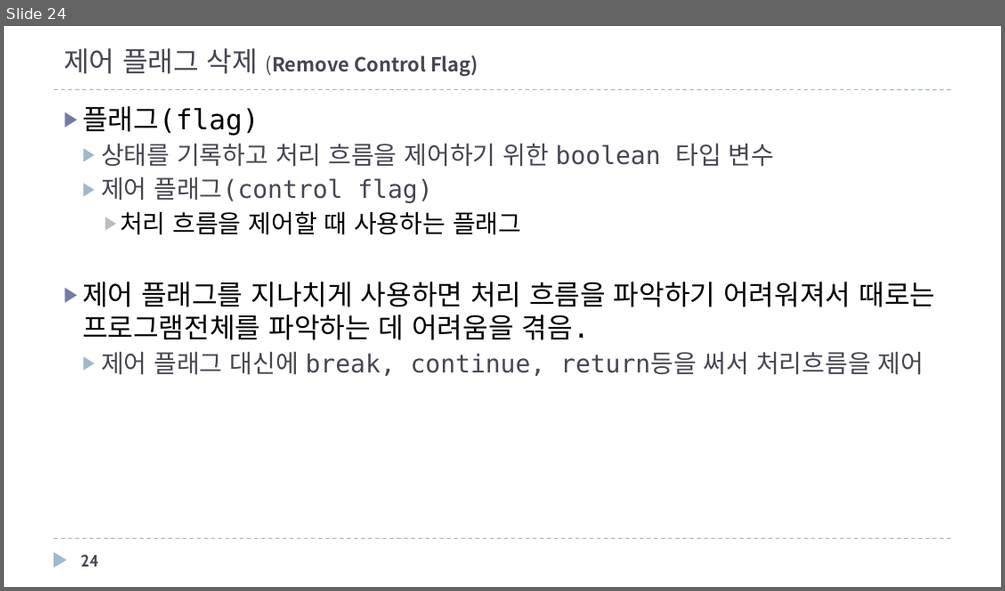
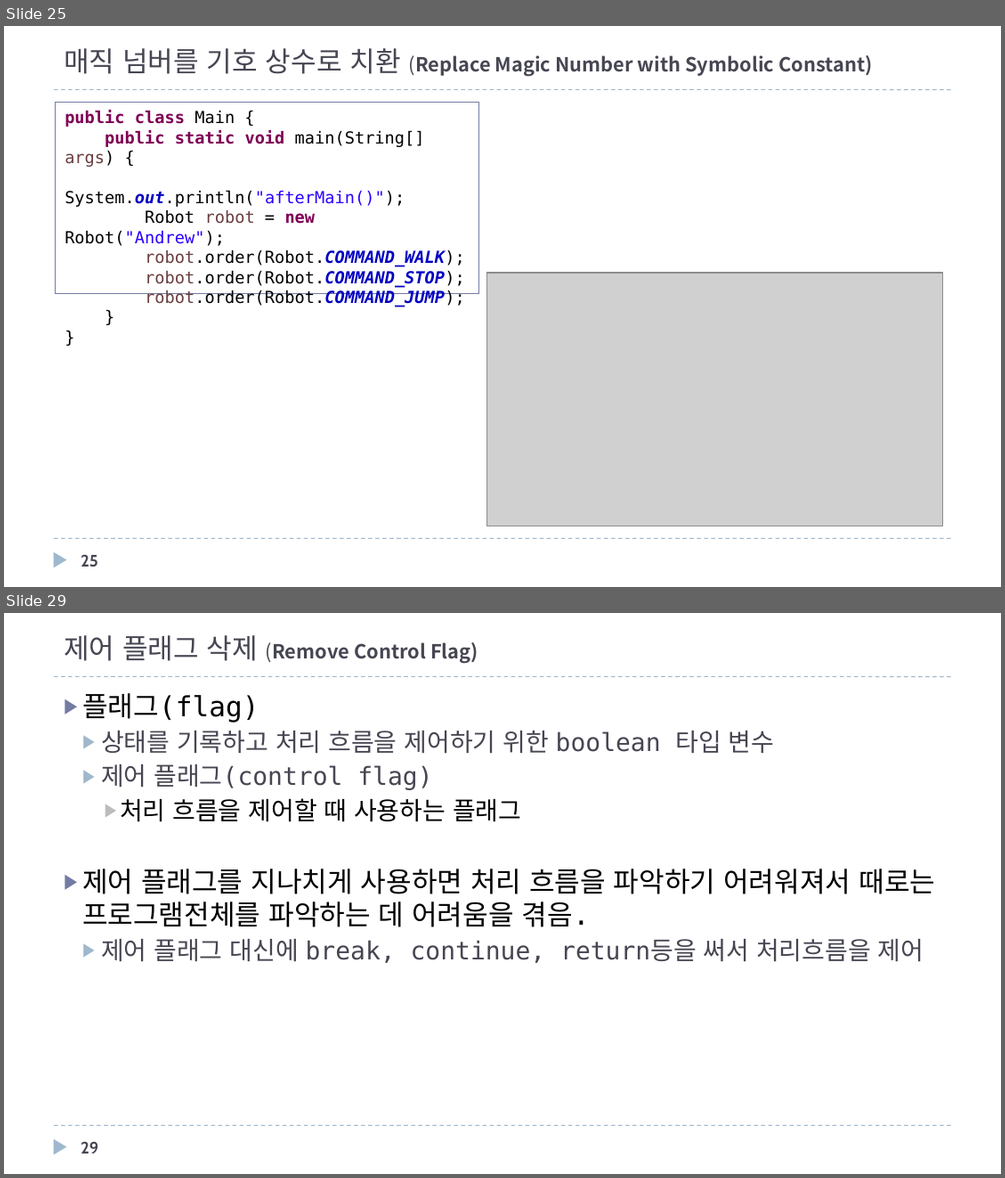
Before and after one commit to mkgungor/refactoring_java, a slide deck: ppt/자바로 배우는 리팩토링 입문.pptx. Shown one above the other, each under a label of ours: slide 24 before the commit, slides 25 and 29 after it; the slides between them are not shown. The pictures are 1005x591 and 1005x1178 pixels, drawn with LibreOffice and Linux fonts; fonts in the diff are those of the drawing; grey boxes stand for pictures. Boxes give left, top, right and bottom in pixels: in the first picture for what was removed or moved away, otherwise in the second. Text is boxed around its words. In the diff, an @@ line names an element or a change of style, - is before the commit and + after.

```diff
--- a/ppt/자바로 배우는 리팩토링 입문.pptx
+++ b/ppt/자바로 배우는 리팩토링 입문.pptx
@@ slide 25 added at (4, 26, 1001, 587), background #FFFFFF; not listed: 3 template elements that a slide beside it also shows @@
@@ title added at (64, 48, 872, 77), 14 pt, text #464653, bold @@
+매직 넘버를 기호 상수로 치환 (Replace Magic Number with Symbolic Constant)
@@ rectangle added at (55, 103, 478, 294), outline #727CA3 0.75 pt, 12 pt, text #000000 @@
+public class Main {
+public static void main(String[] args) {
+System.out.println("afterMain()");
+Robot robot = new Robot("Andrew");
+robot.order(Robot.COMMAND_WALK);
+robot.order(Robot.COMMAND_STOP);
+robot.order(Robot.COMMAND_JUMP);
+}
+}
@@ picture added at (486, 273, 943, 525) @@
@@ page number added at (81, 554, 98, 566), 12 pt, text #464653, bold @@
+25
@@ what was slide 24 is now slide 29 @@
@@ page number at (81, 1141, 98, 1153): text changed @@
-24
+29
```
Also in this commit, not shown: 7 slides changed, 11 other slides added, 5 other files.
